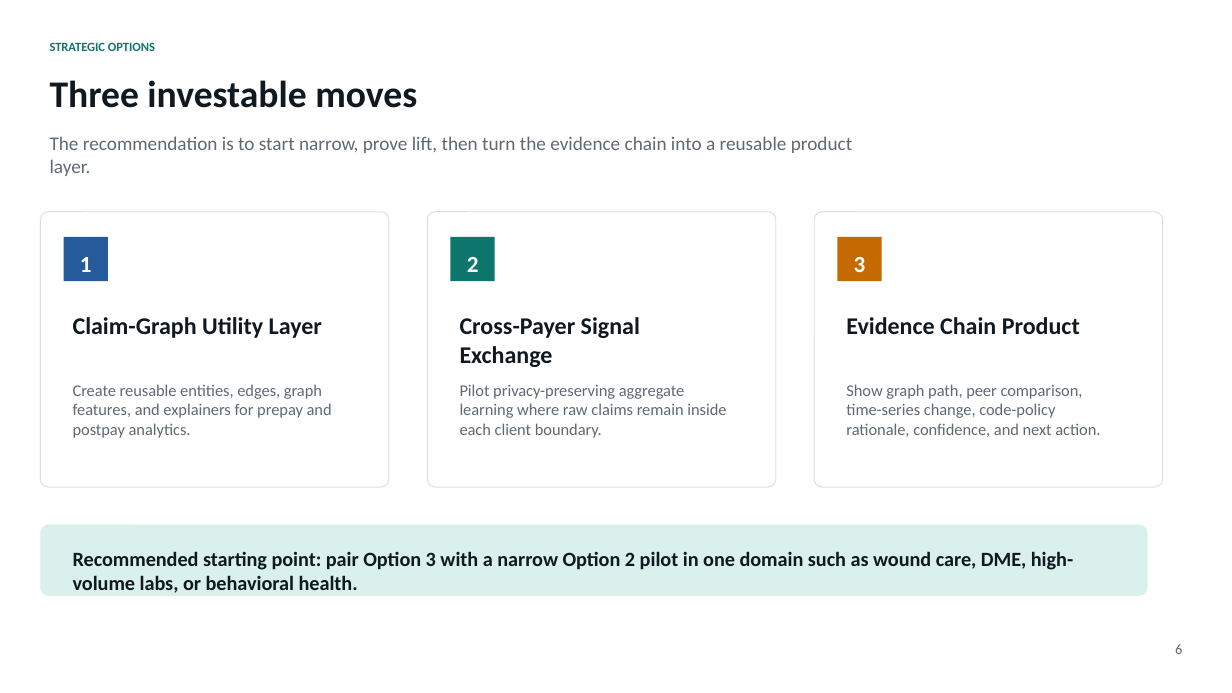
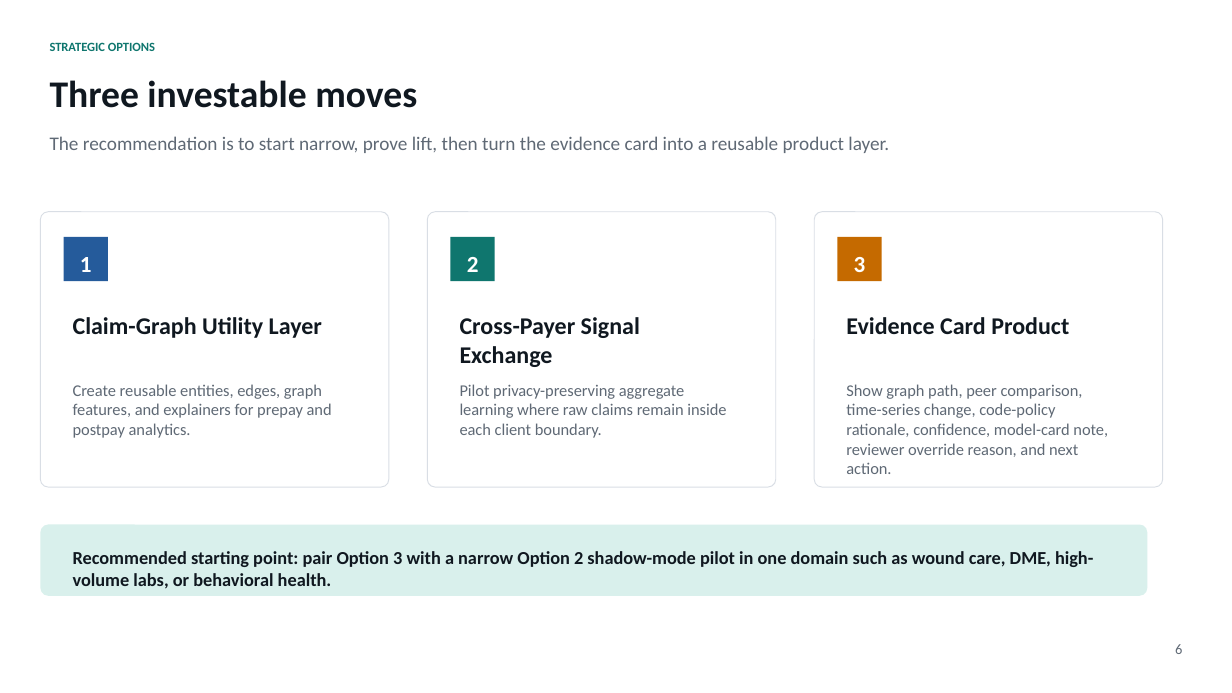
Before and after one commit to mnikoopayan/cotiviti-prompt2-claim-integrity-radar, a slide deck: slide 6 of Cotiviti_Prompt2_Presentation_Mohammad_Saleh_Nikoopayan_Tak.pptx. Drawn at 1232x693 pixels with LibreOffice and Linux fonts; fonts in the diff are those of the drawing. Boxes give left, top, right and bottom in pixels: in the first picture for what was removed or moved away, otherwise in the second. Text is boxed around its words. In the diff, an @@ line names an element or a change of style, - is before the commit and + after.

Commit message:
Polish reviewer cockpit submission

```diff
--- a/Cotiviti_Prompt2_Presentation_Mohammad_Saleh_Nikoopayan_Tak.pptx
+++ b/Cotiviti_Prompt2_Presentation_Mohammad_Saleh_Nikoopayan_Tak.pptx
@@ text at (x1=50, y1=136, x2=889, y2=153): text changed @@
-The recommendation is to start narrow, prove lift, then turn the evidence chain into a reusable product layer.
+The recommendation is to start narrow, prove lift, then turn the evidence card into a reusable product layer.
@@ text at (x1=846, y1=317, x2=1069, y2=334): text changed @@
-Evidence Chain Product
+Evidence Card Product
@@ text at (x1=846, y1=384, x2=1108, y2=474): text changed @@
-Show graph path, peer comparison, time-series change, code-policy rationale, confidence, and next action.
+Show graph path, peer comparison, time-series change, code-policy rationale, confidence, model-card note, reviewer override reason, and next action.
@@ text at (x1=73, y1=551, x2=1093, y2=589): text changed; size 15.8 to 14.2 pt @@
-Recommended starting point: pair Option 3 with a narrow Option 2 pilot in one domain such as wound care, DME, high-volume labs, or behavioral health.
+Recommended starting point: pair Option 3 with a narrow Option 2 shadow-mode pilot in one domain such as wound care, DME, high-volume labs, or behavioral health.
```
Also in this commit, not shown: 6 other slides changed, 6 other files.
